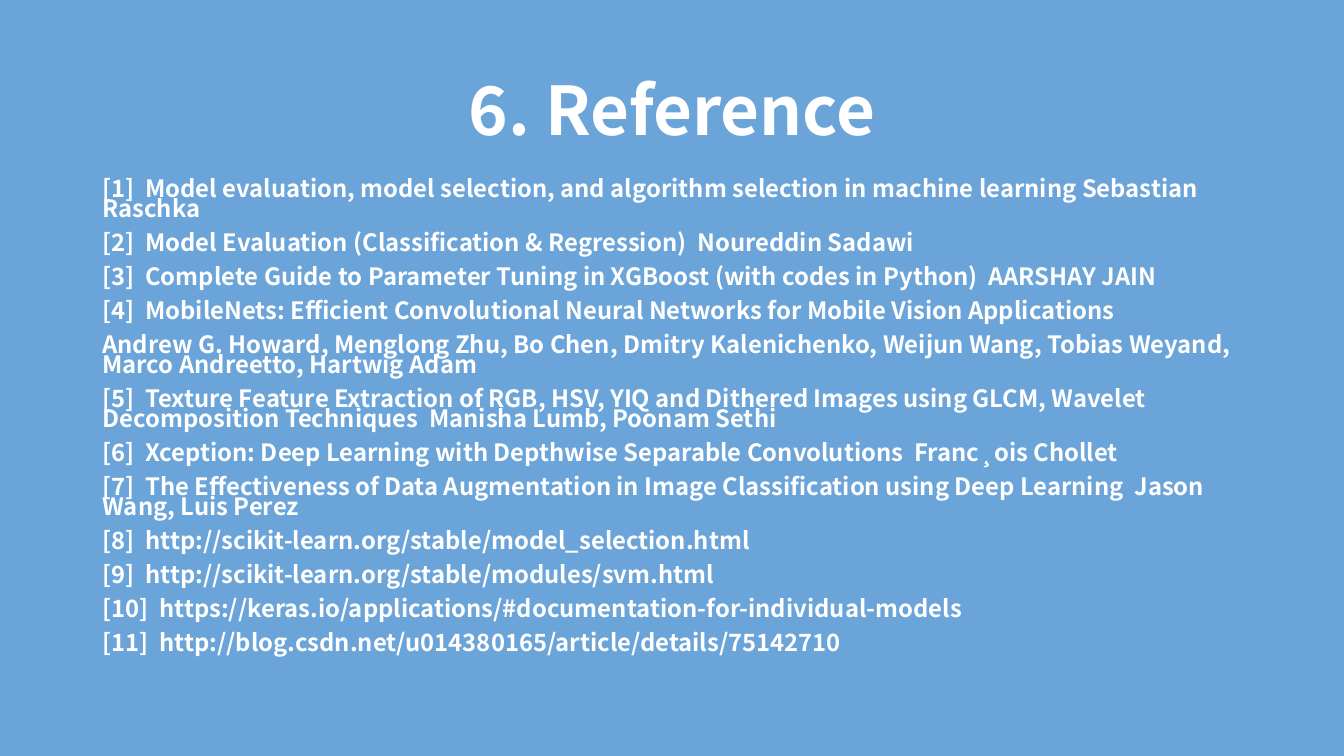
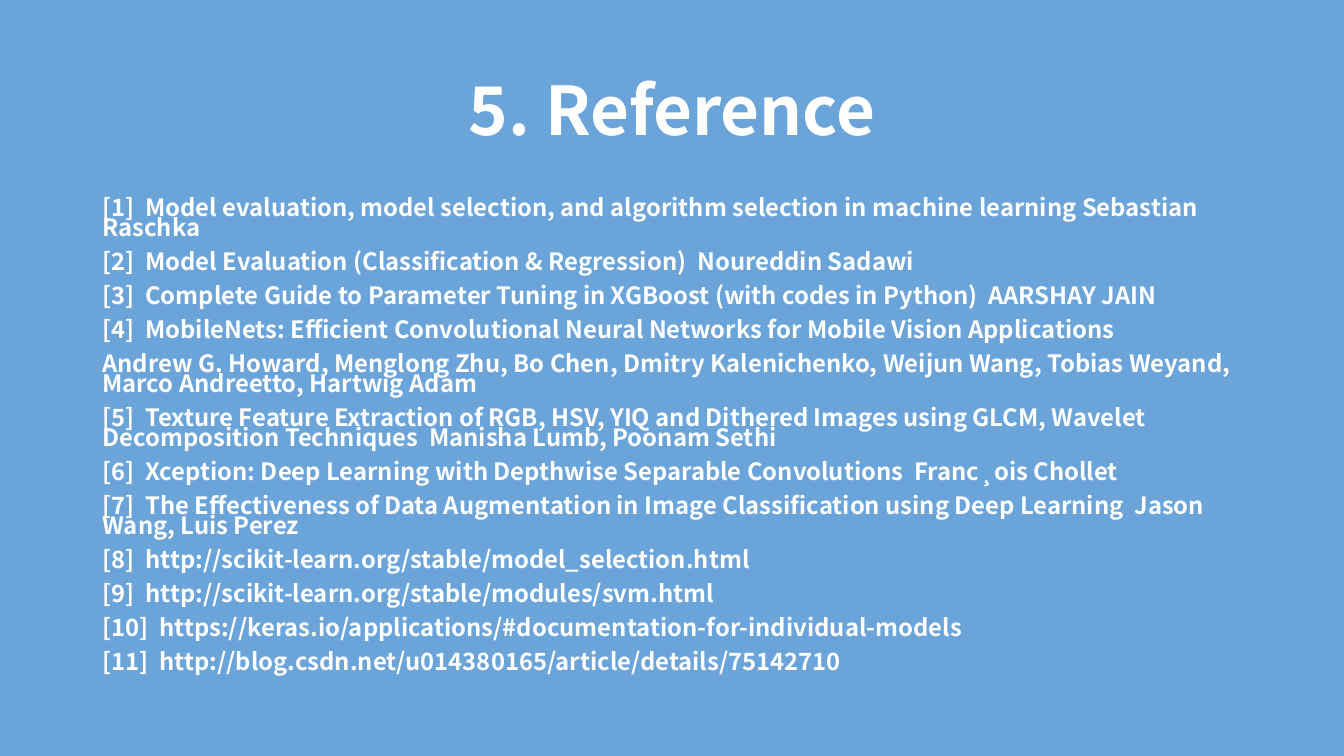
Before and after one commit to TZstatsADS/Spring2018-Project3-Group4, a slide deck: slide 15 of doc/model selection and evaluation.pptx. Drawn at 1344x756 pixels with LibreOffice and Linux fonts; fonts in the diff are those of the drawing. Boxes give left, top, right and bottom in pixels: in the first picture for what was removed or moved away, otherwise in the second. Text is boxed around its words. In the diff, an @@ line names an element or a change of style, - is before the commit and + after.

```diff
--- a/doc/model selection and evaluation.pptx
+++ b/doc/model selection and evaluation.pptx
@@ title at box(469, 80, 875, 136): text changed @@
-6. Reference
+5. Reference
@@ text "[1] Model evaluation, model selection, ...": place and size @@
-text "[1] Model evaluation, model selection, ..." at box(102, 178, 1230, 657)
+text "[1] Model evaluation, model selection, ..." at box(102, 197, 1230, 676)
```
Also in this commit, not shown: 12 other slides changed.
